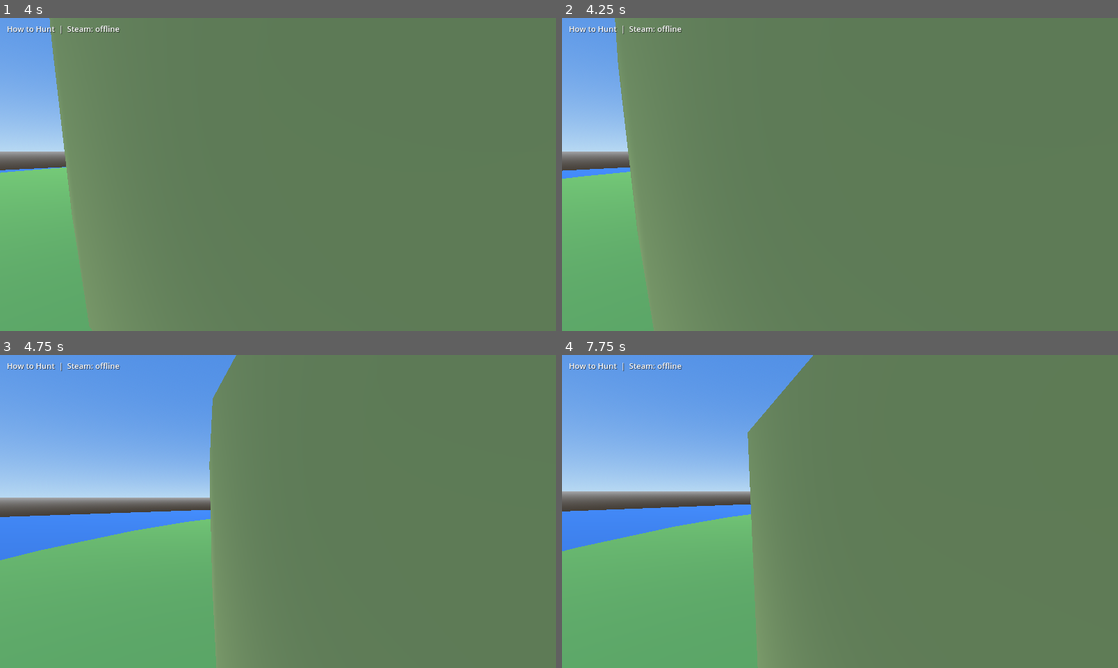
Above: before the commit, frames 1-4 (two rows, left to right).
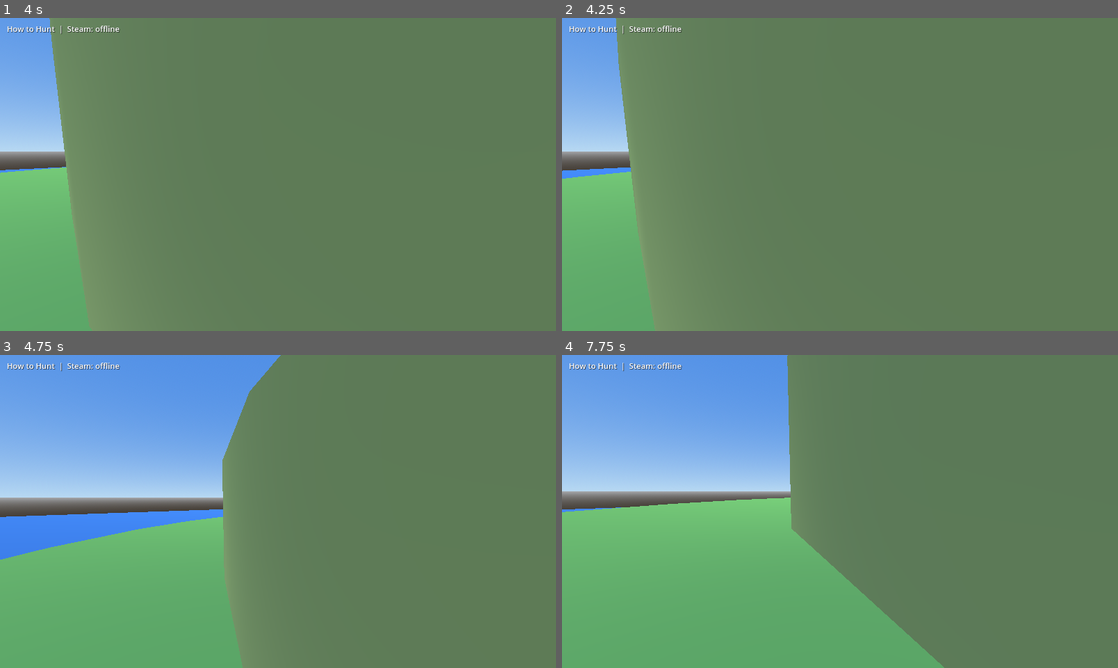
Above: after the commit, the same moments.

Repository: superobott/how-to-hunt
Game: Godot game, scene res://scenes/main.tscn
Same seed, same stepped clock (60 frames per second), same inputs: the game is played once before the commit and once after it.
Inputs (mouse positions are in pixels of both pictures, inside the frame that each line leads up to):
- Up to frame 1 (4 s): tap Enter at 0.5 s; move the mouse to (400, 158) at 0.52 s; hold D (move_right) 0.53-1.28 s; tap Space (jump) at 0.6, 0.77, 1.07, 1.52, 1.55, 1.82, 2.3, 2.85, 3.02, 3.32, 3.77, 3.8 s; click (400, 158) at 0.67 s; move the mouse to (250, 174) at 1.27 s; hold W (move_forward) from 1.28 s (still down); tap Shift (sprint) at 1.35, 3.6 s; move the mouse to (289, 168) at 2.02 s; tap F at 2.1 s; move the mouse to (272, 180) at 2.77 s; click (272, 180) at 2.92 s; move the mouse to (316, 177) at 3.52 s
- Up to frame 2 (4.25 s): keep holding W (move_forward); tap Space (jump) at 4.07 s
- Up to frame 3 (4.75 s): keep holding W (move_forward); move the mouse to (233, 508) at 4.27 s; tap F at 4.35 s; tap Space (jump) at 4.52, 4.55 s
- Up to frame 4 (7.75 s): tap Space (jump) at 4.82, 5.1, 6.02, 6.05, 6.32, 6.77, 6.8, 7.07, 7.35, 7.52 s; move the mouse to (845, 511) at 5.02 s; click (845, 511) at 5.17 s; move the mouse to (817, 505) at 5.77 s; release W (move_forward) at 5.78 s; hold D (move_right) 5.78-6.53 s; tap Shift (sprint) at 5.85 s; move the mouse to (867, 511) at 6.52 s; hold W (move_forward) from 6.53 s (still down); tap F at 6.6 s; move the mouse to (812, 511) at 7.27 s; click (812, 511) at 7.42 s

Frame 1 is identical in both runs. In frame 2, 0.1% of the frame differs, in the area x 4-17%, y 0-100%; in frame 3, 3.2%; in frame 4, 14%, in the area x 0-69%, y 0-100%.

Commit message:
fix: confirm a ledge before mantling and keep the climb wall independent of camera yaw
Turning away from the cliff mid-climb made the wall ray lose the wall below the top, which started a mantle and launched the player in the new facing direction. The climb direction is now fixed from the wall normal at grab time, the wall ray follows it while climbing, and a mantle needs a separate downward ledge ray to find ground just past the wall.

Co-Authored-By: Claude Sonnet 5.5 <noreply@anthropic.com>
Claude-Session: https://claude.ai/code/session_01BxR5FHgUbeaqYpcc3nY64U

Diff:
--- a/scripts/core/player_motion.gd
+++ b/scripts/core/player_motion.gd
@@ -58,6 +58,18 @@
 	return wall_ahead and wall_climbable and forward_input > CLIMB_START_INPUT
 
 
+## Horizontal unit direction pointing into the wall that was grabbed. It comes from the wall's
+## surface normal, so it stays correct however the player turns afterwards. Falls back to
+## `fallback_forward` when the normal is vertical, and to -Z when both are unusable.
+static func climb_direction(hit_normal: Vector3, fallback_forward: Vector3) -> Vector3:
+	var into_wall := Vector3(-hit_normal.x, 0.0, -hit_normal.z)
+	if into_wall.length_squared() < 0.0001:
+		into_wall = Vector3(fallback_forward.x, 0.0, fallback_forward.z)
+	if into_wall.length_squared() < 0.0001:
+		return Vector3.FORWARD
+	return into_wall.normalized()
+
+
 ## True when the player should let go: wall gone, jumped off, or walking back down onto the floor.
 static func should_stop_climb(
 	wall_ahead: bool, jump_pressed: bool, on_floor: bool, forward_input: float
--- a/scripts/player/player.gd
+++ b/scripts/player/player.gd
@@ -13,6 +13,11 @@
 const EYE_HEIGHT := 1.6
 const WALL_RAY_HEIGHT := 0.5
 const WALL_RAY_LENGTH := 0.9
+## Ledge check used before a hop over the top: a ray dropped from just past the wall, above
+## the point where the wall ray lost contact. It only hits if there is ground to land on.
+const LEDGE_REACH := 0.6
+const LEDGE_RAY_HEIGHT := 1.4
+const LEDGE_RAY_DROP := 1.6
 
 @export var mouse_sensitivity: float = 0.0025 ## radians per pixel
 @export var stick_look_speed: float = 2.5 ## radians per second at full stick
@@ -28,6 +33,10 @@
 var _camera: Camera3D
 var _head: Node3D
 var _wall_ray: RayCast3D
+var _ledge_ray: RayCast3D
+## Horizontal direction into the wall being climbed. Fixed at grab time so turning the camera
+## mid-climb neither loses the wall nor changes where a ledge hop or wall jump sends the player.
+var _climb_dir: Vector3 = Vector3.FORWARD
 
 
 func _ready() -> void:
@@ -85,20 +94,42 @@
 ## Decides whether to grab, keep or let go of a climbable wall. Letting go can launch the player:
 ## a hop over the ledge at the top, or a push away from the wall when jumping off.
 func _update_climb_state(move_input: Vector2, jump_pressed: bool) -> void:
-	var wall_ahead := _wall_ray.is_colliding()
 	if not climbing:
+		var wall_ahead := _wall_ray.is_colliding()
 		var climbable := wall_ahead and _is_climbable(_wall_ray.get_collider())
-		climbing = Motion.can_start_climb(wall_ahead, climbable, move_input.y)
+		if Motion.can_start_climb(wall_ahead, climbable, move_input.y):
+			climbing = true
+			_climb_dir = Motion.climb_direction(
+				_wall_ray.get_collision_normal(), -global_transform.basis.z
+			)
 		return
 
-	var forward := -global_transform.basis.z
-	if not wall_ahead and move_input.y > 0.0:
-		climbing = false
-		velocity = Motion.mantle_velocity(forward)
+	# While climbing, keep the wall ray on the wall that was grabbed, not on where the camera points.
+	_wall_ray.global_basis = Basis.looking_at(_climb_dir, Vector3.UP)
+	_wall_ray.force_raycast_update()
+	var wall_ahead := _wall_ray.is_colliding()
+	if not wall_ahead and move_input.y > 0.0 and _ledge_ahead():
+		_end_climb()
+		velocity = Motion.mantle_velocity(_climb_dir)
 	elif Motion.should_stop_climb(wall_ahead, jump_pressed, is_on_floor(), move_input.y):
-		climbing = false
+		_end_climb()
 		if jump_pressed:
-			velocity = Motion.wall_jump_velocity(-forward)
+			velocity = Motion.wall_jump_velocity(-_climb_dir)
+
+
+func _end_climb() -> void:
+	climbing = false
+	_wall_ray.rotation = Vector3.ZERO # follow the camera direction again
+
+
+## True when there is ground just past the wall to hop onto. Without it, losing the wall means
+## the wall ended some other way (a gap, an overhang), and the player lets go instead of launching.
+func _ledge_ahead() -> bool:
+	_ledge_ray.global_position = (
+		global_position + _climb_dir * LEDGE_REACH + Vector3.UP * LEDGE_RAY_HEIGHT
+	)
+	_ledge_ray.force_raycast_update()
+	return _ledge_ray.is_colliding()
 
 
 func _enforce_bounds() -> void:
@@ -147,3 +178,9 @@
 	_wall_ray.target_position = Vector3(0.0, 0.0, -WALL_RAY_LENGTH)
 	_wall_ray.collide_with_areas = false
 	add_child(_wall_ray)
+
+	_ledge_ray = RayCast3D.new()
+	_ledge_ray.name = "LedgeRay"
+	_ledge_ray.target_position = Vector3(0.0, -LEDGE_RAY_DROP, 0.0)
+	_ledge_ray.collide_with_areas = false
+	add_child(_ledge_ray)
